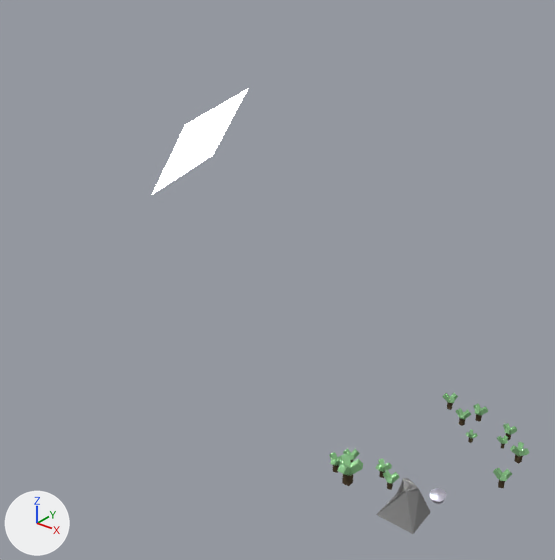
What one commit did to the Blender file 04-Shots/ns-shot_forest.blend.
Rendered twice from a camera (50 mm lens) standing at (16.9, -26.4, 25.2) and looking at (-3.1, -1.3, 9.7). Arrows for +X, +Y and +Z are at lower left; the lights stay in place.

Names of what the first picture shows: 'Plane', 'Stein', 'Tree.004'.
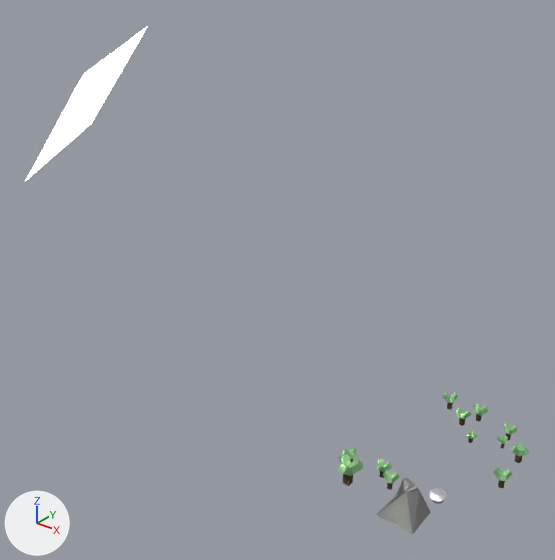
Boxes [x1, y1, x2, y2] around the edits, measured in the pictures (555 x 560 px):
'Plane', moved, turned, rescaled: before [152, 89, 248, 195]; after [26, 26, 148, 180]
'Tree.002', rescaled: [337, 454, 363, 486] in both
'Tree.021', rescaled: before [510, 442, 529, 464]; after [510, 442, 529, 463]
'Tree.019', rescaled: [493, 468, 512, 488] in both
'Tree.012', rescaled: [383, 471, 400, 490] in both
'Tree.013', rescaled: [375, 459, 392, 478] in both
'Tree.015', rescaled: [473, 404, 488, 422] in both
'Tree.017', rescaled: [456, 408, 472, 426] in both
'Tree.004', deleted: before [329, 452, 340, 473]
'Tree.020', rescaled: before [343, 449, 360, 462]; after [342, 447, 358, 462]
'Tree.014', rescaled: [442, 393, 458, 410] in both
'Tree.018', rescaled: [503, 423, 517, 441] in both
'Tree.022', rescaled (7% shorter): before [466, 429, 478, 443]; after [465, 430, 477, 443]
'Tree.016', rescaled: [497, 435, 508, 449] in both

What changed in the scene script:
```text
Change ob_plane:
    ob_plane.location: (-8.83, -0.18, 15.0) -> (-9.4, -6.15, 17.9)
    ob_plane.rotation_euler: (0.956, 0.153, -1.476) -> (0.917, 0.156, -1.166)  # degrees (55, 8.8, -85) -> degrees (53, 8.9, -67)
    ob_plane.scale: (2.47, 2.47, 2.47) -> (2.97, 2.97, 2.97)
Remove ob_tree_004:
    ob_tree_004 = bpy.data.objects.new('Tree.004', None)
    ob_tree_004.location = (-0.06, -0.39, -0.44)
    ob_tree_004.rotation_euler = (0.0, 0.0, 0.172)  # degrees (0, 0, 10)
    ob_tree_004.scale = (0.126, 0.126, 0.126)
    ob_tree_004.show_instancer_for_render = False
    ob_tree_004.instance_type = 'COLLECTION'
    ob_tree_004.instance_collection = col_tree
Change ob_cube_004:
    ob_cube_004.scale: (1.0, 1.0, 2.0) -> (0.956, 0.956, 2.0)
```
